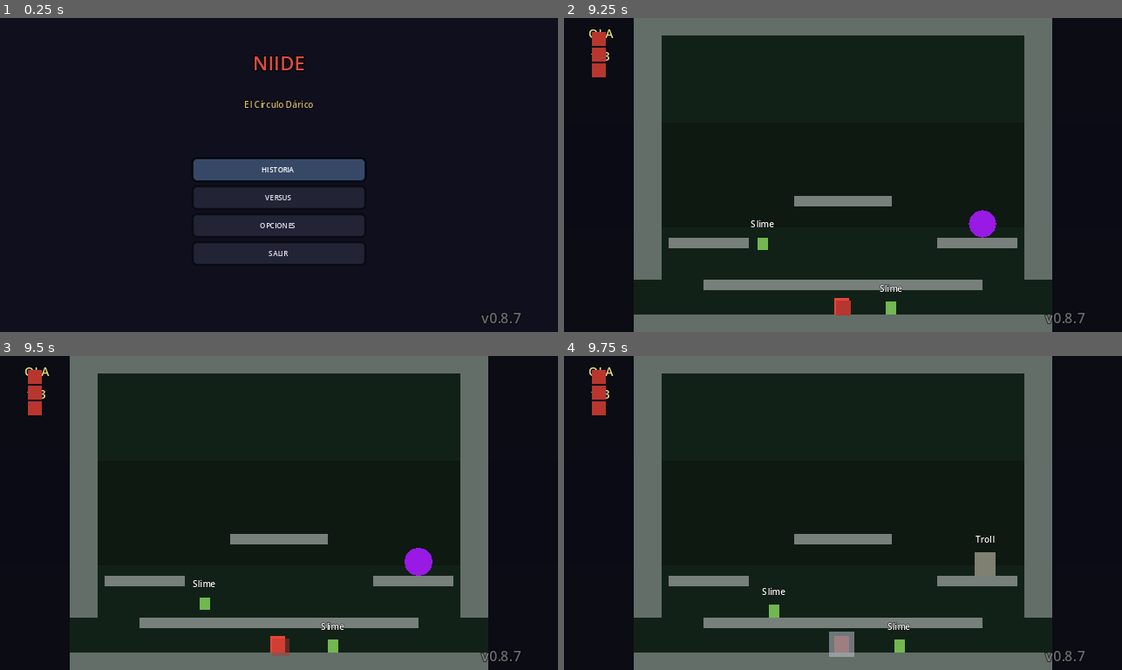
Above: before the commit, frames 1-4 (two rows, left to right).
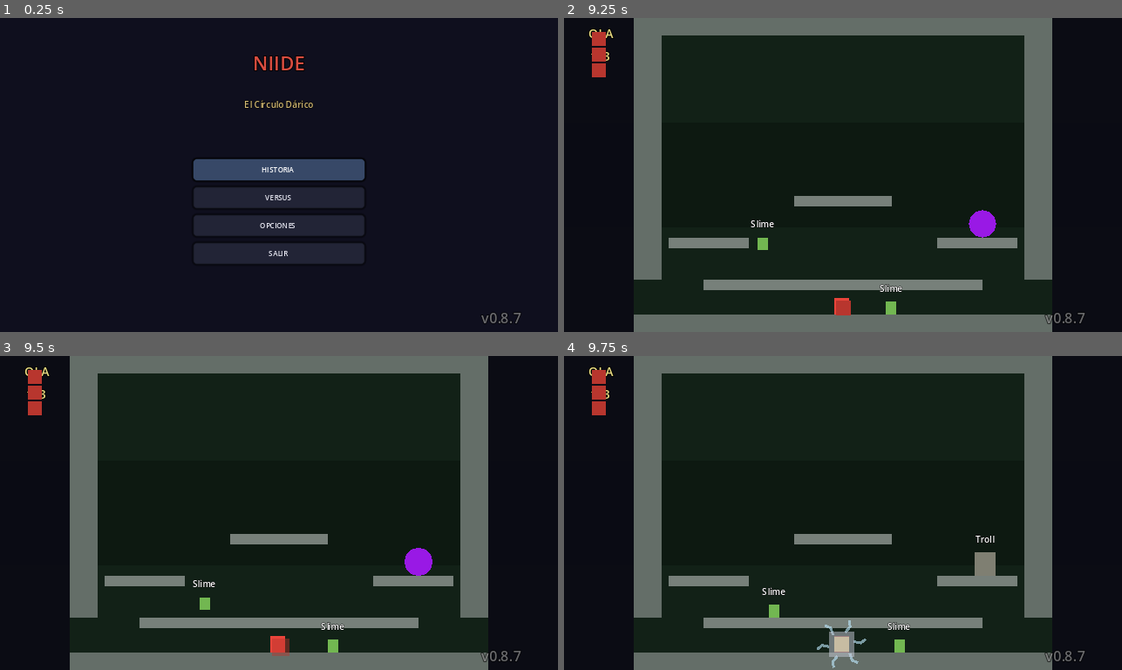
Above: after the commit, the same moments.

Repository: ArtvsMagnvs/MyTowerFall
Game: Godot game, scene res://scenes/ui/MainMenu.tscn
Two runs of this game, one before a commit and one after it. Both use one fixed random seed, a clock stepped at 60 frames per second and the inputs below.
Inputs (mouse positions are in pixels of both pictures, inside the frame that each line leads up to):
- Up to frame 1 (0.25 s): no input
- Up to frame 2 (9.25 s): click "HISTORIA" at 0.5 s; tap Enter at 1.25, 3.5, 3.6, 8.1 s; move the mouse to (965, 159) at 1.27 s; hold D (p1_right) 1.28-2.78 s; tap Shift (p1_dash) at 1.35, 5.85 s; click (965, 159) at 1.42 s; tap Space at 1.52, 2.27, 2.75, 3.77, 4.52, 5, 5.27, 6.77, 7.52, 8.27 s; move the mouse to (731, 190) at 2.02 s; tap Q at 2.1, 6.6 s; move the mouse to (898, 105) at 2.77 s; hold A (p1_left) 2.78-3.53 s; tap E at 2.85, 7.35 s; move the mouse to (815, 237) at 3.52 s; hold D (p1_right) 3.53-5.03 s; click (815, 237) at 3.67 s; move the mouse to (1010, 222) at 4.27 s; tap K at 4.35, 8.85 s; move the mouse to (675, 127) at 5.02 s; hold A (p1_left) 5.03-5.78 s; tap L at 5.1 s; move the mouse to (870, 175) at 5.77 s; hold D (p1_right) 5.78-6.53 s; click (870, 175) at 5.92 s; move the mouse to (759, 96) at 6.52 s; hold A (p1_left) 6.53-8.03 s; move the mouse to (965, 159) at 7.27 s; move the mouse to (731, 190) at 8.02 s; hold D (p1_right) from 8.03 s (still down); click (731, 190) at 8.17 s; move the mouse to (898, 105) at 8.77 s
- Up to frame 3 (9.5 s): keep holding D (p1_right)
- Up to frame 4 (9.75 s): keep holding D (p1_right); move the mouse to (815, 575) at 9.52 s; tap L at 9.6 s

Frames 1-3 are identical in both runs. In frame 4, 0.3% of the frame differs, in the area x 45-55%, y 84-100%.

Commit message:
Revert "v0.8.7.4.2: eliminar mini-carga con rayos en respawn (tapaba la onda)"
This reverts commit 04d79b57b01ec4f2e9017f9c5e345781666857e5.

Diff:
--- a/project.godot
+++ b/project.godot
@@ -11,7 +11,7 @@
 run/main_scene="res://scenes/ui/MainMenu.tscn"
 config/features=PackedStringArray("4.3", "GL Compatibility")
 config/icon="res://icon.svg"
-config/version="0.8.7.4.2"
+config/version="0.8.7.4.1"
 
 [autoload]
 
--- a/scripts/ui/StoryMatch.gd
+++ b/scripts/ui/StoryMatch.gd
@@ -129,10 +129,9 @@
 	var target: Vector2 = _level.safe_respawn_pos(corpse_pos)
 	var start := _hud.life_anchor(1)
 	# V0.8.7.4: la gema viaja al CUERPO (no al safe pos). Al llegar se ejecuta la nueva
-	# secuencia visual: elevación del cadáver, aura de la gema, y finalmente el
-	# respawn (onda expansiva + blink). El respawn ocurre en `target` (safe pos)
-	# para evitar spawnear dentro de geometría.
-	# V0.8.7.4.2: la "mini-carga con rayos eléctricos" eliminada — tapaba la onda.
+	# secuencia visual: elevación del cadáver, aura de la gema, mini-carga con rayos
+	# eléctricos, y finalmente el respawn (onda expansiva + blink). El respawn ocurre
+	# en `target` (safe pos) para evitar spawnear dentro de geometría.
 	var ball := _make_gem(start, _player.body_color)
 	_level.add_child(ball)
 	var corpse_node: Node2D = _player._last_corpse if is_instance_valid(_player._last_corpse) else null
@@ -142,9 +141,7 @@
 ## V0.8.7.4: secuencia visual de respawn.
 ## 1. Gema viaja al cuerpo (0.9s, misma curva que antes).
 ## 2. Al llegar: cuerpo se eleva + se ilumina (0.3s), gema crece con aura (1s total).
-## 3. Gema desaparece y el jugador aparece con la onda expansiva + blink.
-##    (V0.8.7.4 original incluía una "mini-carga con rayos eléctricos" de 0.5s
-##     entre el paso 2 y el 3; eliminada en V0.8.7.4.2 porque tapaba la onda.)
+## 3. Gema desaparece, mini-carga con rayos eléctricos decorativos (0.5s).
 ## 4. Player respawn (onda expansiva existente + blink de invuln 1.5s existente).
 ## Los rayos son puramente decorativos (sin hitbox) — la onda expansiva sigue siendo
 ## el momento letal. Las animaciones de "cuerpo flotando" y "durante la onda" son
@@ -190,15 +187,59 @@
 	tw_ball.set_parallel(true)
 	tw_ball.tween_property(ball, "scale", Vector2(1.7, 1.7), 1.0).set_trans(Tween.TRANS_SINE)
 	tw_ball.tween_property(ball, "modulate:a", 0.0, 0.4).set_delay(0.6)
-	# Paso 3 (V0.8.7.4.2): sin mini-carga intermedia — la gema se desvanece y el
-	# jugador aparece directamente con la onda expansiva + blink de su respawn()
-	# estándar. El "remolino de rayos" de V0.8.7.4 era ruido creativo que tapaba la
-	# propia onda; eliminado en StoryMatch y VersusMatch.
+	# Paso 3: mini-carga con rayos eléctricos decorativos (0.5s).
+	# Los rayos son un anillo de líneas zigzagueantes que rota. Sin hitbox.
+	# TODO pixel art: la "mini-carga" debería ser sprite único de "carga sobre cuerpo".
 	tw_ball.chain().tween_callback(func() -> void:
 		ball.queue_free()
 		if is_instance_valid(aura): aura.queue_free()
+		_play_mini_charge(target)
+		# V0.8.7.4 fix: respawn() estándar — _play_floating_vfx() ya está incluido.
 		if is_instance_valid(player):
 			player.respawn(target))
+
+## V0.8.7.4: mini-carga con rayos eléctricos decorativos (0.5s) en `target`.
+## Dos elementos visuales: anillo de rayos zigzagueantes que rota + pulso circular.
+func _play_mini_charge(target: Vector2) -> void:
+	# Rayos: 6 líneas zigzagueantes alrededor del punto, rotando en círculo.
+	var rays_container := Node2D.new()
+	rays_container.global_position = target
+	rays_container.modulate = Color(1, 1, 1, 0.0)   # fade in
+	_level.add_child(rays_container)
+	var n_rays := 6
+	for i in n_rays:
+		var ray := Line2D.new()
+		var ang := TAU * i / n_rays
+		# Zigzag: tres puntos, el del medio sobresale hacia afuera.
+		var inner := Vector2.RIGHT.rotated(ang) * 7.0
+		var outer := Vector2.RIGHT.rotated(ang) * 14.0
+		var zigzag := Vector2.RIGHT.rotated(ang + 0.15) * 11.0
+		ray.add_point(inner)
+		ray.add_point(zigzag)
+		ray.add_point(outer)
+		ray.width = 1.5
+		ray.default_color = Color(0.75, 0.92, 1.0, 0.9)
+		rays_container.add_child(ray)
+	var tw_rays := rays_container.create_tween()
+	tw_rays.set_parallel(true)
+	tw_rays.tween_property(rays_container, "modulate:a", 1.0, 0.1)
+	tw_rays.tween_property(rays_container, "rotation", TAU, 0.5).set_trans(Tween.TRANS_LINEAR)
+	tw_rays.tween_property(rays_container, "scale", Vector2(1.4, 1.4), 0.5).set_trans(Tween.TRANS_SINE)
+	tw_rays.chain().tween_property(rays_container, "modulate:a", 0.0, 0.15)
+	tw_rays.tween_callback(rays_container.queue_free)
+	# Pulso circular central (sin hitbox, decorativo).
+	var pulse := Polygon2D.new()
+	var pr := 4.0
+	pulse.polygon = PackedVector2Array([
+		Vector2(-pr, -pr), Vector2(pr, -pr), Vector2(pr, pr), Vector2(-pr, pr)])
+	pulse.color = Color(1.0, 1.0, 0.6, 0.7)
+	pulse.global_position = target
+	_level.add_child(pulse)
+	var tw_pulse := pulse.create_tween()
+	tw_pulse.set_parallel(true)
+	tw_pulse.tween_property(pulse, "scale", Vector2(2.5, 2.5), 0.5).set_trans(Tween.TRANS_SINE)
+	tw_pulse.tween_property(pulse, "modulate:a", 0.0, 0.5)
+	tw_pulse.chain().tween_callback(pulse.queue_free)
 
 ## V0.8.7.4: crea una "gema" como ColorRect cuadrado con el color del cuerpo del jugador.
 ## Reutilizable por StoryMatch y VersusMatch.
--- a/scripts/ui/VersusMatch.gd
+++ b/scripts/ui/VersusMatch.gd
@@ -75,9 +75,8 @@
 	var target: Vector2 = _level.safe_respawn_pos(corpse_pos)
 	var start := _hud.life_anchor(pid)
 	# V0.8.7.4: la gema viaja al CUERPO. Al llegar se ejecuta la nueva secuencia
-	# visual (elevación del cadáver, aura de la gema) y finalmente el respawn
-	# (onda expansiva + blink) en `target`.
-	# V0.8.7.4.2: la "mini-carga con rayos eléctricos" eliminada — tapaba la onda.
+	# visual (elevación del cadáver, aura de la gema, mini-carga con rayos eléctricos)
+	# y finalmente el respawn (onda expansiva + blink) en `target`.
 	var ball := _make_gem(start, p.body_color)
 	_level.add_child(ball)
 	var corpse_node: Node2D = p._last_corpse if is_instance_valid(p._last_corpse) else null
@@ -87,9 +86,8 @@
 ## V0.8.7.4: secuencia visual de respawn (idéntica a StoryMatch).
 ## 1. Gema viaja al cuerpo (0.9s, misma curva que antes).
 ## 2. Al llegar: cuerpo se eleva + se ilumina (0.3s), gema crece con aura (1s total).
-## 3. Gema desaparece y el jugador aparece con la onda expansiva + blink.
-##    (V0.8.7.4 original tenía una "mini-carga con rayos eléctricos" de 0.5s
-##     entre el paso 2 y el 3; eliminada en V0.8.7.4.2 porque tapaba la onda.)
+## 3. Gema desaparece, mini-carga con rayos eléctricos decorativos (0.5s).
+## 4. Player respawn (onda expansiva existente + blink de invuln 1.5s existente).
 func _play_respawn_sequence(ball: ColorRect, corpse_pos: Vector2, target: Vector2,
 		corpse_node: Node2D, player: PlayerBase) -> void:
 	var start := ball.global_position
@@ -130,12 +128,50 @@
 	tw_ball.set_parallel(true)
 	tw_ball.tween_property(ball, "scale", Vector2(1.7, 1.7), 1.0).set_trans(Tween.TRANS_SINE)
 	tw_ball.tween_property(ball, "modulate:a", 0.0, 0.4).set_delay(0.6)
-	# V0.8.7.4.2: sin mini-carga intermedia — el "remolino de rayos" V0.8.7.4 era
-	# ruido creativo que tapaba la propia onda expansiva. Eliminado.
 	tw_ball.chain().tween_callback(func() -> void:
 		ball.queue_free()
 		if is_instance_valid(aura): aura.queue_free()
+		_play_mini_charge(target)
 		player.respawn(target))
+
+## V0.8.7.4: mini-carga con rayos eléctricos decorativos (0.5s) en `target`.
+func _play_mini_charge(target: Vector2) -> void:
+	var rays_container := Node2D.new()
+	rays_container.global_position = target
+	rays_container.modulate = Color(1, 1, 1, 0.0)
+	_level.add_child(rays_container)
+	var n_rays := 6
+	for i in n_rays:
+		var ray := Line2D.new()
+		var ang := TAU * i / n_rays
+		var inner := Vector2.RIGHT.rotated(ang) * 7.0
+		var outer := Vector2.RIGHT.rotated(ang) * 14.0
+		var zigzag := Vector2.RIGHT.rotated(ang + 0.15) * 11.0
+		ray.add_point(inner)
+		ray.add_point(zigzag)
+		ray.add_point(outer)
+		ray.width = 1.5
+		ray.default_color = Color(0.75, 0.92, 1.0, 0.9)
+		rays_container.add_child(ray)
+	var tw_rays := rays_container.create_tween()
+	tw_rays.set_parallel(true)
+	tw_rays.tween_property(rays_container, "modulate:a", 1.0, 0.1)
+	tw_rays.tween_property(rays_container, "rotation", TAU, 0.5).set_trans(Tween.TRANS_LINEAR)
+	tw_rays.tween_property(rays_container, "scale", Vector2(1.4, 1.4), 0.5).set_trans(Tween.TRANS_SINE)
+	tw_rays.chain().tween_property(rays_container, "modulate:a", 0.0, 0.15)
+	tw_rays.tween_callback(rays_container.queue_free)
+	var pulse := Polygon2D.new()
+	var pr := 4.0
+	pulse.polygon = PackedVector2Array([
+		Vector2(-pr, -pr), Vector2(pr, -pr), Vector2(pr, pr), Vector2(-pr, pr)])
+	pulse.color = Color(1.0, 1.0, 0.6, 0.7)
+	pulse.global_position = target
+	_level.add_child(pulse)
+	var tw_pulse := pulse.create_tween()
+	tw_pulse.set_parallel(true)
+	tw_pulse.tween_property(pulse, "scale", Vector2(2.5, 2.5), 0.5).set_trans(Tween.TRANS_SINE)
+	tw_pulse.tween_property(pulse, "modulate:a", 0.0, 0.5)
+	tw_pulse.chain().tween_callback(pulse.queue_free)
 
 ## V0.8.7.4: crea una "gema" como ColorRect cuadrado con el color del cuerpo del jugador.
 func _make_gem(start_pos: Vector2, color: Color) -> ColorRect:
Not shown, changed: CLAUDE.md
Not shown, changed: docs/BUGS.md
Not shown, changed: docs/CHANGELOG.md
